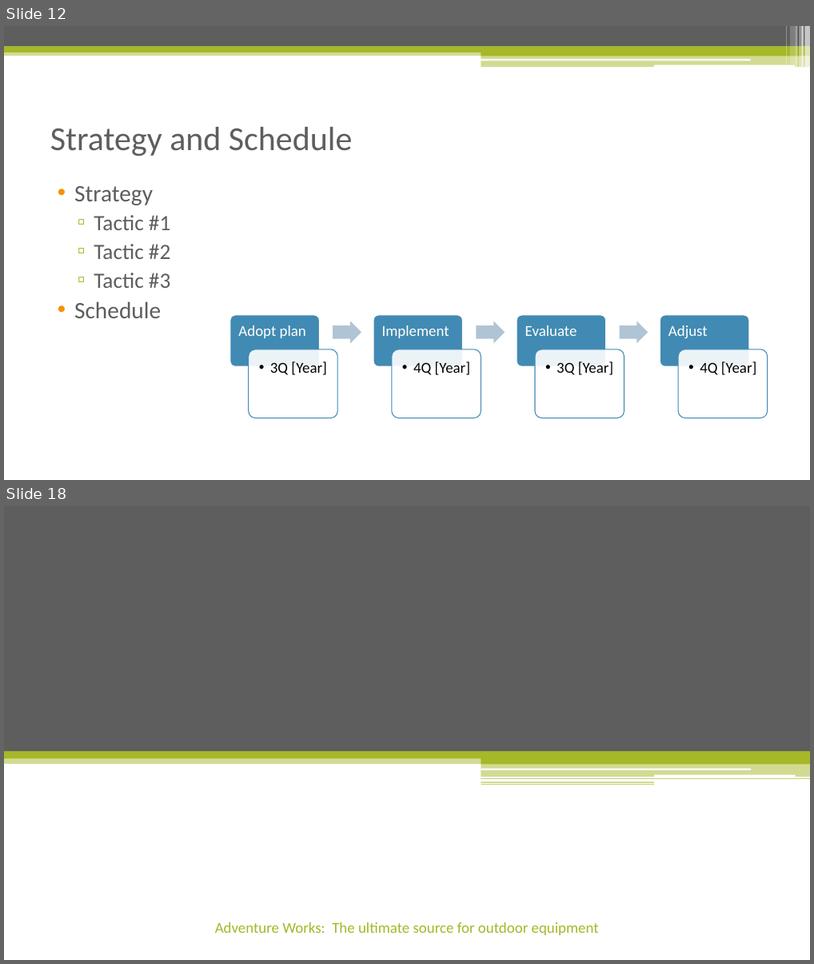
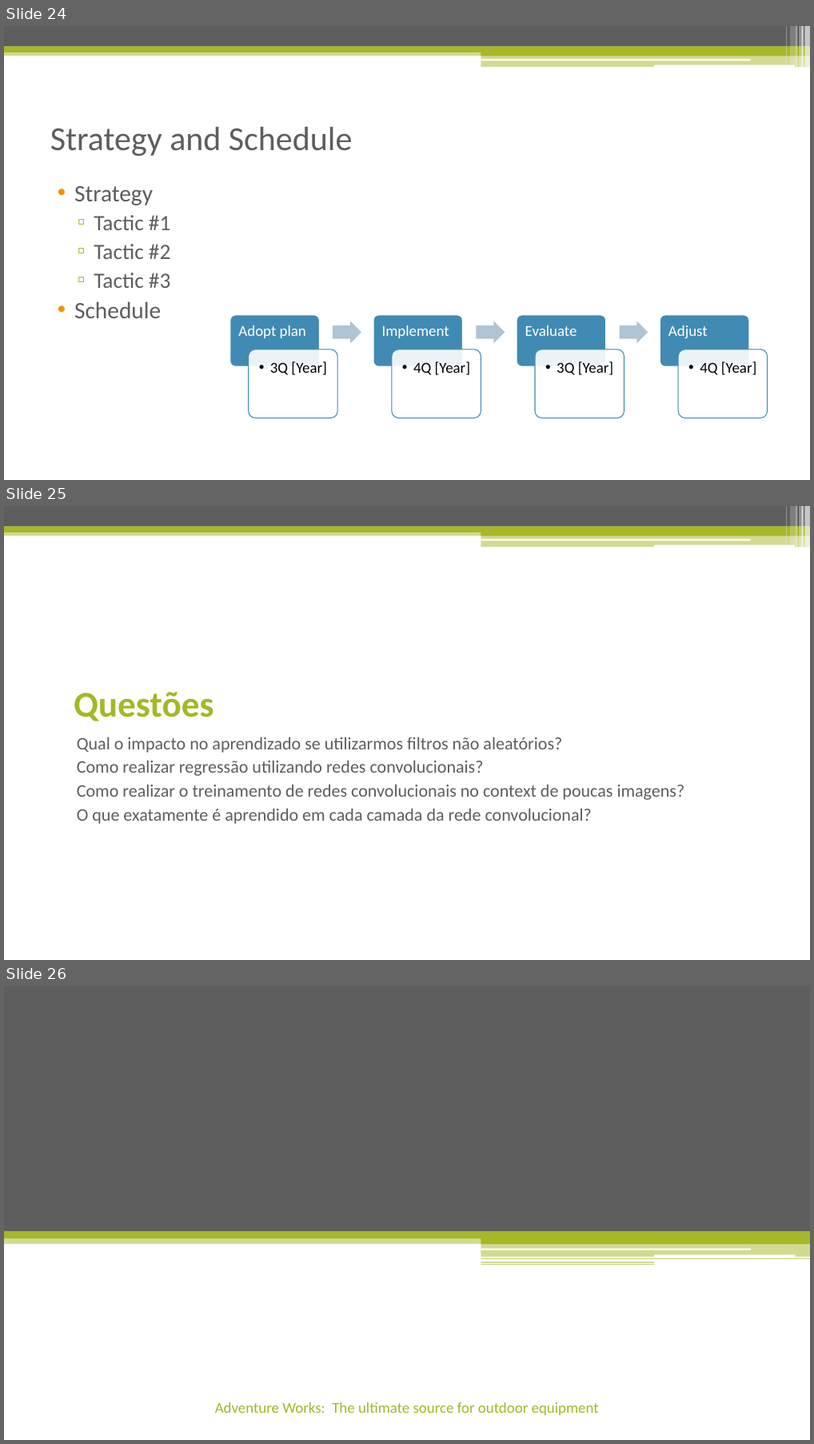
Before and after one commit to isacra/isacradoctoralstuffs, a slide deck: Apresentacoes/Redes Neurais Convolucionais.pptx. Shown one above the other, each under a label of ours: slides 12 and 18 before the commit, slides 24, 25 and 26 after it; the slides between them are not shown. The pictures are 814x964 and 814x1444 pixels, drawn with LibreOffice and Linux fonts; fonts in the diff are those of the drawing. Boxes give left, top, right and bottom in pixels: in the first picture for what was removed or moved away, otherwise in the second. Text is boxed around its words. In the diff, an @@ line names an element or a change of style, - is before the commit and + after.

```diff
--- a/Apresentacoes/Redes Neurais Convolucionais.pptx
+++ b/Apresentacoes/Redes Neurais Convolucionais.pptx
@@ slide 25 added at (x1=4, y1=506, x2=810, y2=960), background #FFFFFF; not listed: 13 template elements that a slide beside it also shows @@
@@ title added at (x1=74, y1=692, x2=214, y2=721), 43 pt, text #A6B727, bold @@
+Questões
@@ text added at (x1=77, y1=736, x2=686, y2=824), 21 pt, text #5E5E5E @@
+Qual o impacto no aprendizado se utilizarmos filtros não aleatórios?
+Como realizar regressão utilizando redes convolucionais?
+Como realizar o treinamento de redes convolucionais no context de poucas imagens?
+O que exatamente é aprendido em cada camada da rede convolucional?
@@ what was slide 12 is now slide 24 @@
@@ what was slide 18 is now slide 26 @@
```
Also in this commit, not shown: 1 slide changed, 15 other slides added, 8 slides removed.
